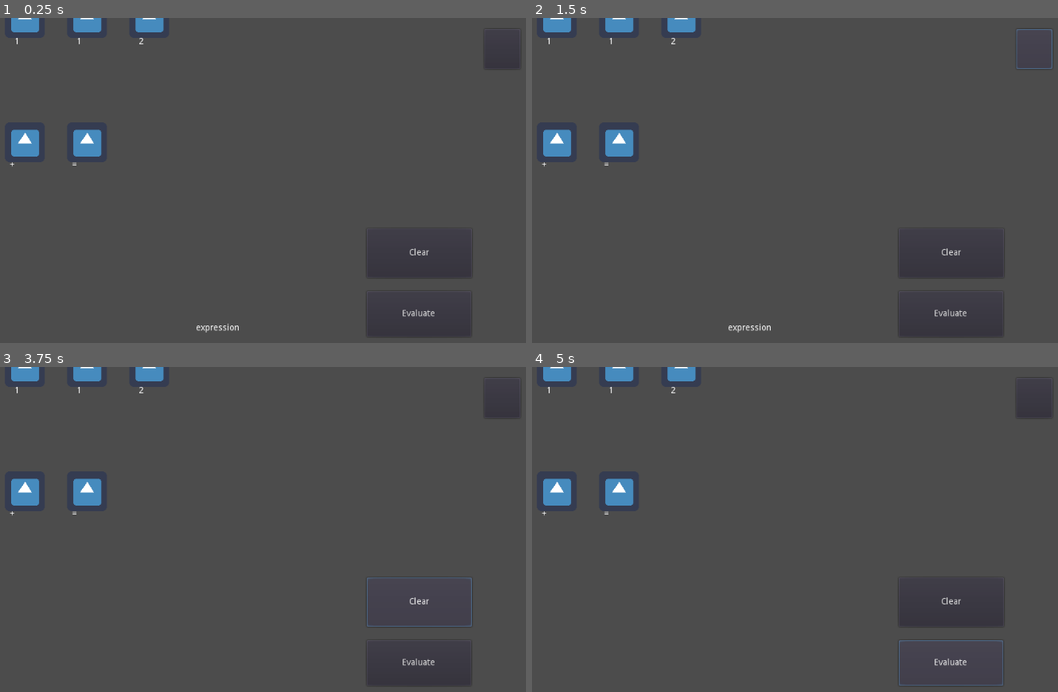
Above: before the commit, frames 1-4 (two rows, left to right).
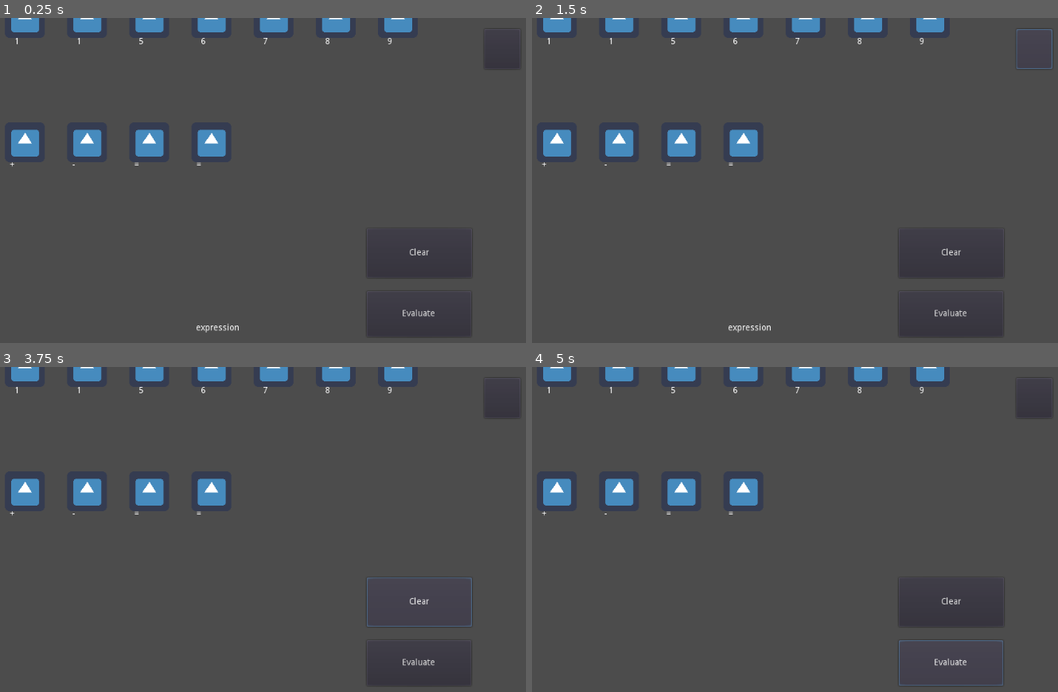
Above: after the commit, the same moments.

Repository: MilosPetrovic4/EqualQuest
Game: Godot game, scene res://main.tscn
Two runs of this game, one before a commit and one after it. Both use one fixed random seed, a clock stepped at 60 frames per second and the inputs below. The engine's default icon, where the game draws it, is replaced by a stand-in: a white triangle on a blue panel in a dark square.
Inputs (mouse positions are in pixels of both pictures, inside the frame that each line leads up to):
- Up to frame 1 (0.25 s): no input
- Up to frame 2 (1.5 s): click "Evaluate" at 0.5 s; click (1031, 50) at 1.25 s
- Up to frame 3 (3.75 s): click (499, 399) at 2 s; click (499, 399) at 2.75 s; click "Clear" at 3.5 s
- Up to frame 4 (5 s): click "Evaluate" at 4.25 s

The runs differ from the first frame. In frame 1, 1.9% of the frame differs, in the area x 13-79%, y 0-46%; in frame 2, 1.9%; in frame 3, 1.9%; in frame 4, 1.9%.
Error before the commit: Invalid get index '1' (on base: 'PoolStringArray'). (res://main.gd:104)
Error after the commit: Invalid get index '1' (on base: 'PoolStringArray'). (res://main.gd:128)

Commit message:
Now reading level data from local json file, when level completed automatically jumps to next

Diff:
--- a/Data/levels.json
+++ b/Data/levels.json
@@ -1,9 +1,39 @@
 {
-    "level1" : {
+    "0" : {
+
+        "numbers" : [1, 1, 5, 6, 7, 8, 9],
+        "num_nums" : 7,
+        "operators" : ["+", "-", "=", "="],
+        "num_ops" : 4,
+        "num_chars": 11,
+		"expected": "15-6=9, 1+7=8"
+    },
+    "1" : {
 
         "numbers" : [1, 1, 2],
         "num_nums" : 3,
         "operators" : ["+", "="],
-        "num_ops" : 2
+        "num_ops" : 2,
+        "num_chars": 5,
+		"expected": "1+1=2"
+    },
+    "2" : {
+
+        "numbers" : [1, 2, 4, 3],
+        "num_nums" : 4,
+        "operators" : ["*", "="],
+        "num_ops" : 2,
+        "num_chars": 6,
+		"expected": "4x3=12"
+    },
+    "3" : {
+
+        "numbers" : [1, 1, 1, 1],
+        "num_nums" : 4,
+        "operators" : ["="],
+        "num_ops" : 1,
+        "num_chars": 5,
+		"expected": "11=11"
+
     }
 }
--- a/main.gd
+++ b/main.gd
@@ -5,7 +5,9 @@
 var operator_arr = []
 var number_arr = []
 var selected_order = []
-var current_level = 1
+#var level_data_arr = []
+var current_level = 0
+var level_data
 
 # The number of characters in the level
 var total_chars
@@ -18,27 +20,49 @@
 
 func _ready():
 
+	# load the json file
+	var file_path = "res://Data/levels.json"
+	var level_data = load_json(file_path)
+	if level_data:
+		print(level_data)
+	else:
+		print("Failed to load or parse JSON file.")
+
 	equality = ""
 
-	var level_data = {
-		"numbers": ["1", "1", "2"],
-		"num_nums": 3,
-		"operators": ["+", "="],
-		"num_ops":2,
-		"num_chars":5,
-		"expected": "1+1=2",
-	}
-
-	total_chars = level_data["num_chars"]
-
+#	var level_data1 = {
+#		"numbers": ["1", "1", "2"],
+#		"num_nums": 3,
+#		"operators": ["+", "="],
+#		"num_ops":2,
+#		"num_chars":5,
+#		"expected": "1+1=2"
+#	}
+#
+#	var level_data2 = {
+#		"numbers": ["1", "2", "4", "8"],
+#		"num_nums": 4,
+#		"operators": ["+", "="],
+#		"num_ops":2,
+#		"num_chars":6,
+#		"expected": "12=4+8"
+#	}
+#
+#	level_data_arr.push_back(level_data["1"])
+#	level_data_arr.push_back(level_data["2"])
+	total_chars = level_data[str(current_level)]["num_chars"]
+#	total_chars = level_data_arr[current_level]["num_chars"]
+
+#	total_chars = level_data["num_chars"]
 	# Convert data to JSON string
-	var json_str = JSON.print(level_data)
+#	var json_str = JSON.print(level_data)
+	var json_str = JSON.print(level_data[str(current_level)])
 	print("JSON String:", json_str)
 
 	# Based on level data generate number characters
-	for i in range(level_data["num_nums"]):
+	for i in range(level_data[str(current_level)]["num_nums"]):
 		var num_instance = load("res://number.tscn").instance()
-		num_instance.init_number(level_data["numbers"][i])
+		num_instance.init_number(level_data[str(current_level)]["numbers"][i])
 		num_instance.position = Vector2(i * 100 + 200, 0)
 		add_child(num_instance)
 		num_instance.connect("number_clicked", self, "_on_number_clicked")
@@ -46,9 +70,9 @@
 		number_arr.append(num_instance)
 
 	# Based on level data generate operator characters
-	for j in range(level_data["num_ops"]):
+	for j in range(level_data[str(current_level)]["num_ops"]):
 		var op_instance = load("res://operator.tscn").instance()
-		op_instance.init_operator(level_data["operators"][j])
+		op_instance.init_operator(level_data[str(current_level)]["operators"][j])
 		op_instance.position = Vector2(j * 100 + 200, 200)
 		add_child(op_instance)
 		op_instance.connect("operator_clicked", self, "_on_operator_clicked")
@@ -122,10 +146,17 @@
 				temp_num.queue_free()
 
 		solved_chars += total_selected
+		total_selected = 0
+
+		print("solved_chars: ")
+		print(solved_chars)
 
 		# Level complete when solved_chars == total_chars
 		if (solved_chars == total_chars):
 			print("Complete")
+			clear_level()
+			current_level += 1
+			_ready()
 	else:
 		print("false")
 
@@ -158,6 +189,7 @@
 	# Reset arrays and variables
 	operator_arr.clear()
 	number_arr.clear()
+	selected_order.clear()
 	equality = ""
 	total_selected = 0
 	solved_chars = 0
@@ -165,3 +197,12 @@
 func _on_restart_pressed():
 	clear_level()
 	_ready()
+
+func load_json(path: String):
+	var file := File.new()
+	file.open(path, File.READ)
+	var content = file.get_as_text()
+	file.close()
+	var parsed_json: JSONParseResult = JSON.parse(content)
+	if not parsed_json.error:
+		return parsed_json.result
